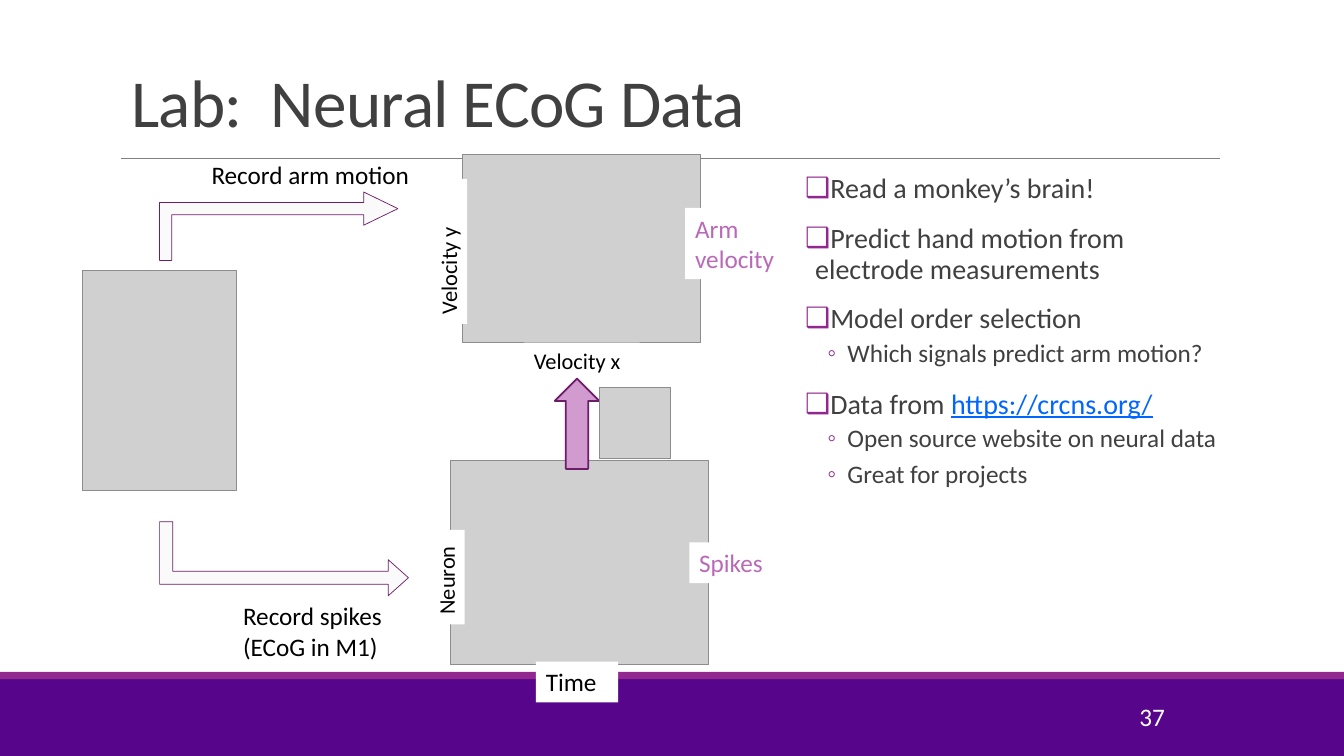
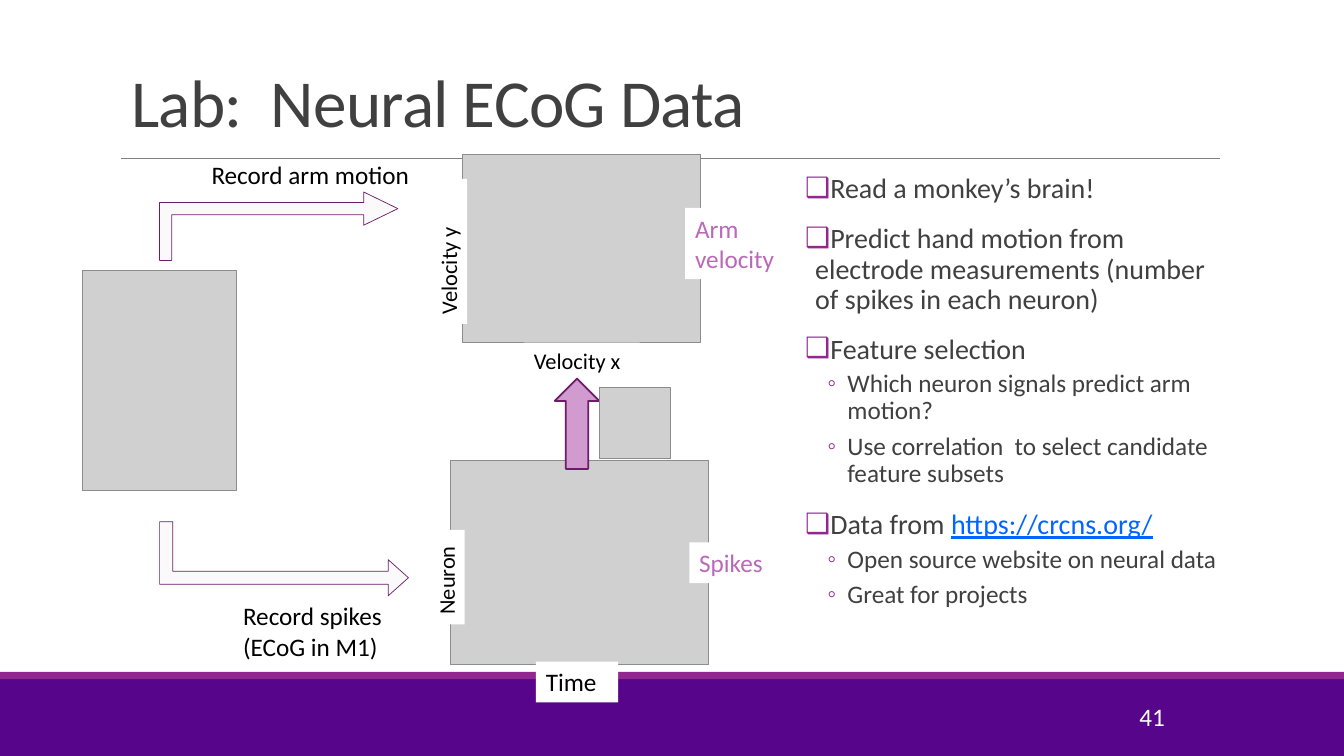
Before and after one commit to joshzzl/introml, a slide deck: slide 41 of lectures/Lect04_ModelSelection.pptx (slide 37 before the commit). Drawn at 1344x756 pixels with LibreOffice and Linux fonts; fonts in the diff are those of the drawing; grey boxes stand for pictures; background and template pictures are left out. Boxes give left, top, right and bottom in pixels: in the first picture for what was removed or moved away, otherwise in the second. Text is boxed around its words. In the diff, an @@ line names an element or a change of style, - is before the commit and + after.

Commit message:
Modified the way the bias-variance tradeoff is presented somewhat. Also added a few slides about feature selection. This is necessary since Lab is actually for feature selection.

```diff
--- a/lectures/Lect04_ModelSelection.pptx
+++ b/lectures/Lect04_ModelSelection.pptx
@@ text at (815, 228, 1207, 482): text changed @@
-❑ Predict hand motion from electrode measurements
-❑ Model order selection
-  ◦ Which signals predict arm motion?
+❑ Predict hand motion from electrode measurements (number of spikes in each neuron)
+❑ Feature selection
+  ◦ Which neuron signals predict arm motion?
+  ◦ Use correlation to select candidate feature subsets
@@ page number at (1139, 709, 1165, 726): text changed @@
-37
+41
```
Also in this commit, not shown: 9 other slides changed, 6 slides added, 1 slide removed, 1 other file.
